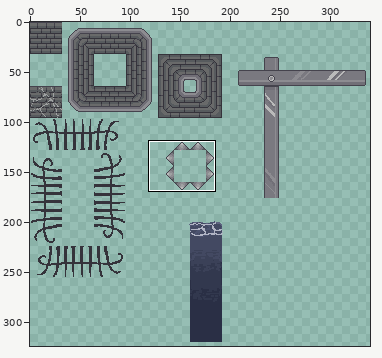
File history of a sprite sheet, sprites/environment_sheet.png. The first picture is a wide view before the edit; the outline marks the close-up.
Close-up. Before:
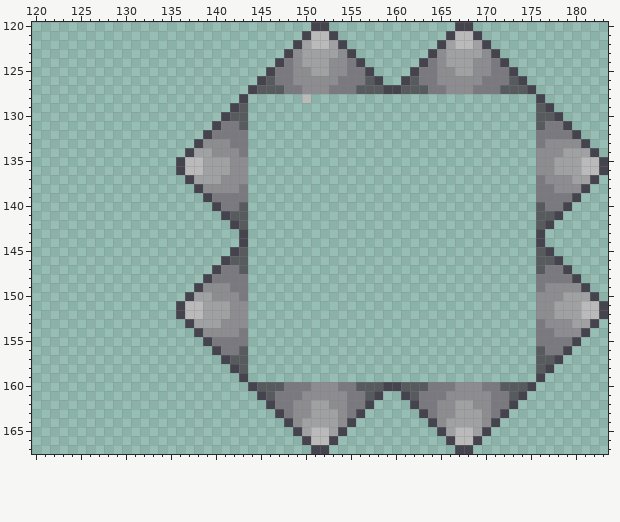
The file is 480x480 pixels. Shown: x 120..183, y 120..167. The wide view leaves out empty margins.
The same view after the edit:
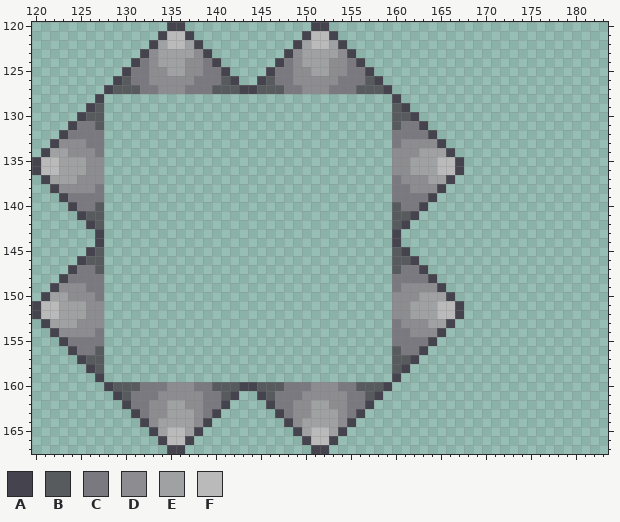
Palette (. is transparent): A #45434d  B #575b5e  C #7a7980  D #8d8c91  E #9fa1a2  F #bababa
The exact change:
y 120: x 135..136 .. -> AA; x 167..168 AA -> ..
y 121: x 134..137 .... -> AFFA; x 166..169 AFFA -> ....
y 122: x 133..138 ...... -> AEFFEA; x 165..170 AEFFEA -> ......
y 123: x 132..139 ........ -> ADEEEEDA; x 164..171 ADEEEEDA -> ........
y 124: x 131..140 .......... -> ACDEEEDDCA; x 163..172 ACDEEEDDCA -> ..........
y 125: x 130..141 ............ -> ACCDDEEDDCCA; x 162..173 ACCDDEEDDCCA -> ............
y 126: x 129..142 .............. -> ABCCDDDDDCCCBA; x 161..174 ABCCDDDDDCCCBA -> ..............
y 127: x 128..143 ................ -> ABBBCCDDDCCCBBBA; x 160..175 ABBBCCDDDCCCBBBA -> ................
y 128: x 127 . -> A; x 143 A -> .; x 150 F -> .; x 160 . -> A; x 176 A -> .
y 129: x 126..127 .. -> AB; x 142..143 AB -> ..; x 160..161 .. -> BA; x 176..177 BA -> ..
y 130: x 125..127 ... -> ABB; x 141..143 ABB -> ...; x 160..162 ... -> BBA; x 176..178 BBA -> ...
y 131: x 124..127 .... -> ACCB; x 140..143 ACCB -> ....; x 160..163 .... -> BCCA; x 176..179 BCCA -> ....
y 132: x 123..127 ..... -> ACCCC; x 139..143 ACCCC -> .....; x 160..164 ..... -> CCCCA; x 176..180 CCCCA -> .....
y 133: x 122..127 ...... -> ADDDCC; x 138..143 ADDDCC -> ......; x 160..165 ...... -> CDDDDA; x 176..181 CDDDDA -> ......
y 134: x 121..127 ....... -> AEEDDDC; x 137..143 AEEDDDC -> .......; x 160..166 ....... -> DDDEEEA; x 176..182 DDDEEEA -> .......
y 135..136: x 120..127 ........ -> AFFEEEDD; x 136..143 AFFEEEDD -> ........; x 160..167 ........ -> DDEEEFFA; x 176..183 DDEEEFFA -> ........
y 137: x 121..127 ....... -> AEEEDDD; x 137..143 AEEEDDD -> .......; x 160..166 ....... -> CDDDEEA; x 176..182 CDDDEEA -> .......
y 138: x 122..127 ...... -> ADDDDC; x 138..143 ADDDDC -> ......; x 160..165 ...... -> CCDDDA; x 176..181 CCDDDA -> ......
y 139: x 123..127 ..... -> ACCCC; x 139..143 ACCCC -> .....; x 160..164 ..... -> CCCCA; x 176..180 CCCCA -> .....
y 140: x 124..127 .... -> ACCB; x 140..143 ACCB -> ....; x 160..163 .... -> BCCA; x 176..179 BCCA -> ....
y 141: x 125..127 ... -> ABB; x 141..143 ABB -> ...; x 160..162 ... -> BBA; x 176..178 BBA -> ...
y 142: x 126..127 .. -> AB; x 142..143 AB -> ..; x 160..161 .. -> BA; x 176..177 BA -> ..
y 143..144: x 127 . -> A; x 143 A -> .; x 160 . -> A; x 176 A -> .
y 145: x 126..127 .. -> AB; x 142..143 AB -> ..; x 160..161 .. -> BA; x 176..177 BA -> ..
y 146: x 125..127 ... -> ABB; x 141..143 ABB -> ...; x 160..162 ... -> BBA; x 176..178 BBA -> ...
y 147: x 124..127 .... -> ACCB; x 140..143 ACCB -> ....; x 160..163 .... -> BCCA; x 176..179 BCCA -> ....
y 148: x 123..127 ..... -> ACCCC; x 139..143 ACCCC -> .....; x 160..164 ..... -> CCCCA; x 176..180 CCCCA -> .....
y 149: x 122..127 ...... -> ADDDCC; x 138..143 ADDDCC -> ......; x 160..165 ...... -> CDDDDA; x 176..181 CDDDDA -> ......
y 150: x 121..127 ....... -> AEEDDDC; x 137..143 AEEDDDC -> .......; x 160..166 ....... -> DDDEEEA; x 176..182 DDDEEEA -> .......
y 151..152: x 120..127 ........ -> AFFEEEDD; x 136..143 AFFEEEDD -> ........; x 160..167 ........ -> DDEEEFFA; x 176..183 DDEEEFFA -> ........
y 153: x 121..127 ....... -> AEEEDDD; x 137..143 AEEEDDD -> .......; x 160..166 ....... -> CDDDEEA; x 176..182 CDDDEEA -> .......
y 154: x 122..127 ...... -> ADDDDC; x 138..143 ADDDDC -> ......; x 160..165 ...... -> CCDDDA; x 176..181 CCDDDA -> ......
y 155: x 123..127 ..... -> ACCCC; x 139..143 ACCCC -> .....; x 160..164 ..... -> CCCCA; x 176..180 CCCCA -> .....
y 156: x 124..127 .... -> ACCB; x 140..143 ACCB -> ....; x 160..163 .... -> BCCA; x 176..179 BCCA -> ....
y 157: x 125..127 ... -> ABB; x 141..143 ABB -> ...; x 160..162 ... -> BBA; x 176..178 BBA -> ...
y 158: x 126..127 .. -> AB; x 142..143 AB -> ..; x 160..161 .. -> BA; x 176..177 BA -> ..
y 159: x 127 . -> A; x 143 A -> .; x 160 . -> A; x 176 A -> .
y 160: x 128..143 ................ -> ABBBCCCDDDCCBBBA; x 160..175 ABBBCCCDDDCCBBBA -> ................
y 161: x 129..142 .............. -> ABCCCDDDDDCCBA; x 161..174 ABCCCDDDDDCCBA -> ..............
y 162: x 130..141 ............ -> ACCDDEEDDCCA; x 162..173 ACCDDEEDDCCA -> ............
y 163: x 131..140 .......... -> ACDDEEEDCA; x 163..172 ACDDEEEDCA -> ..........
y 164: x 132..139 ........ -> ADEEEEDA; x 164..171 ADEEEEDA -> ........
y 165: x 133..138 ...... -> AEFFEA; x 165..170 AEFFEA -> ......
y 166: x 134..137 .... -> AFFA; x 166..169 AFFA -> ....
y 167: x 135..136 .. -> AA; x 167..168 AA -> ..
Where, in picture pixels (left, top, right, bottom), the same in both close-ups:
changed: (32, 22, 248, 454)
changed: (392, 22, 608, 454)
erased: (302, 94, 311, 103)
